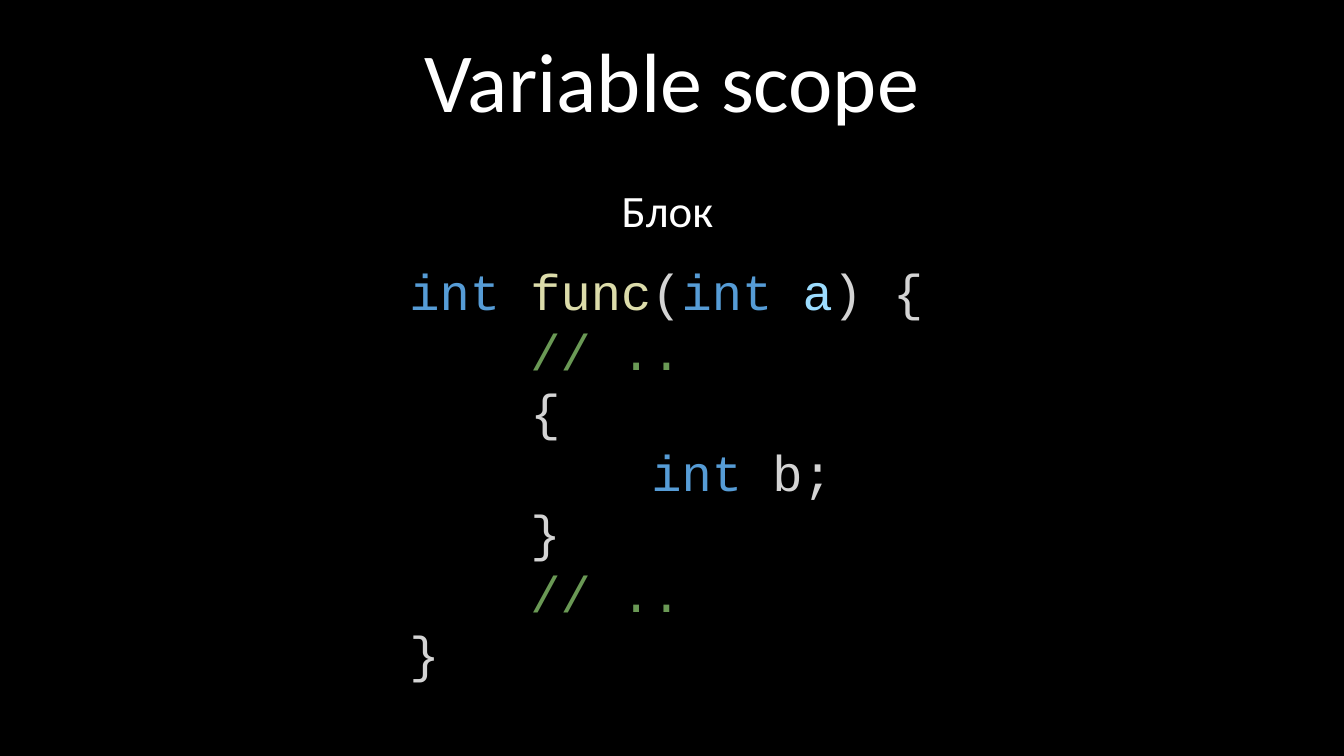
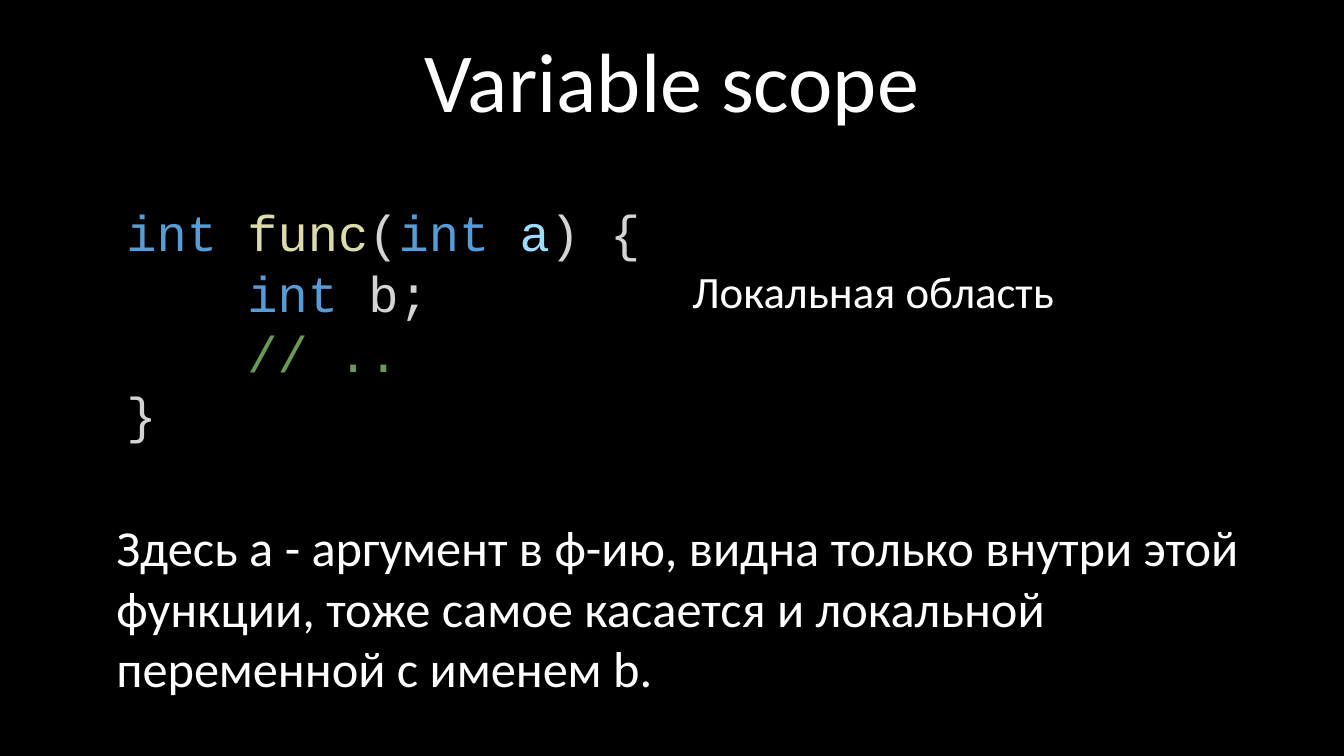
Before and after one commit to kruffka/C-Programming, a slide deck: slide 45 of 6_pointers/6_pointers.pptx (slide 38 before the commit). Drawn at 1344x756 pixels with LibreOffice and Linux fonts; fonts in the diff are those of the drawing. Boxes give left, top, right and bottom in pixels: in the first picture for what was removed or moved away, otherwise in the second. Text is boxed around its words. In the diff, an @@ line names an element or a change of style, - is before the commit and + after.

```diff
--- a/6_pointers/6_pointers.pptx
+++ b/6_pointers/6_pointers.pptx
@@ text at [126,215,580,321]: paragraphs removed @@
-// ..
-{
@@ text at [126,215,580,321]: paragraph removed @@
-}
@@ text "int func(int a) {": place and size @@
-text "int func(int a) {" at [409,273,863,500]
+text "int func(int a) {" at [126,215,580,321]
@@ text removed at [622,198,713,228] @@
-Блок
@@ text added at [692,277,1054,309], 32 pt, text #FFFFFF @@
+Локальная область
@@ text added at [116,532,1239,695], 36 pt, text #FFFFFF @@
+Здесь a - аргумент в ф-ию, видна только внутри этой функции, тоже самое касается и локальной переменной с именем b.
```
Also in this commit, not shown: 12 other slides changed, 15 slides added, 2 slides removed, 18 other files.
